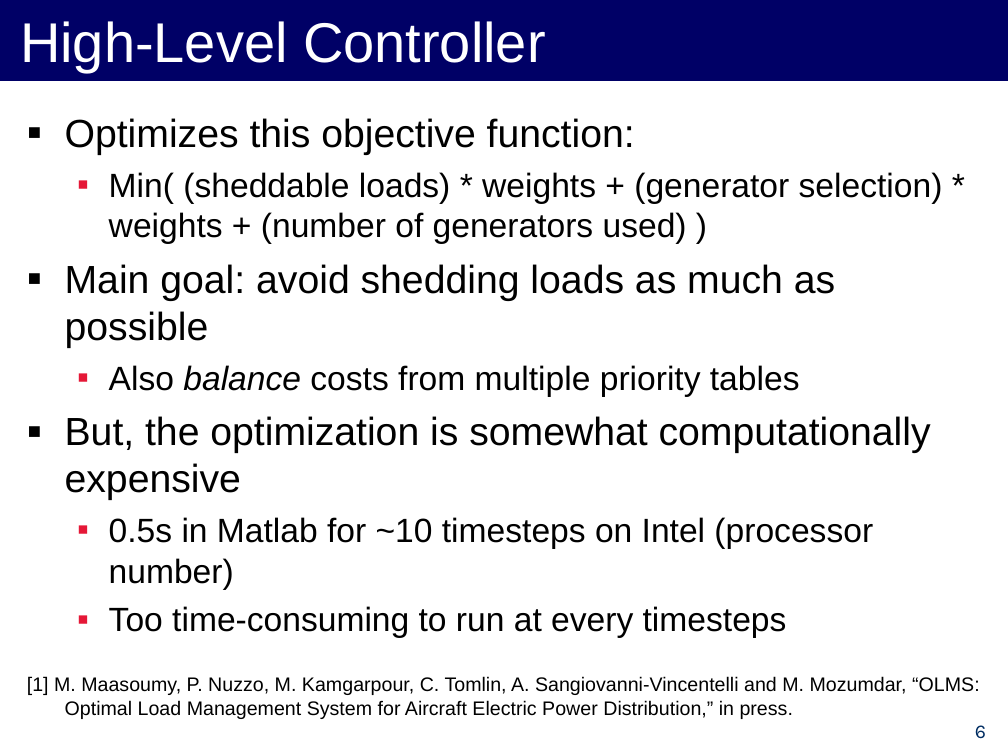
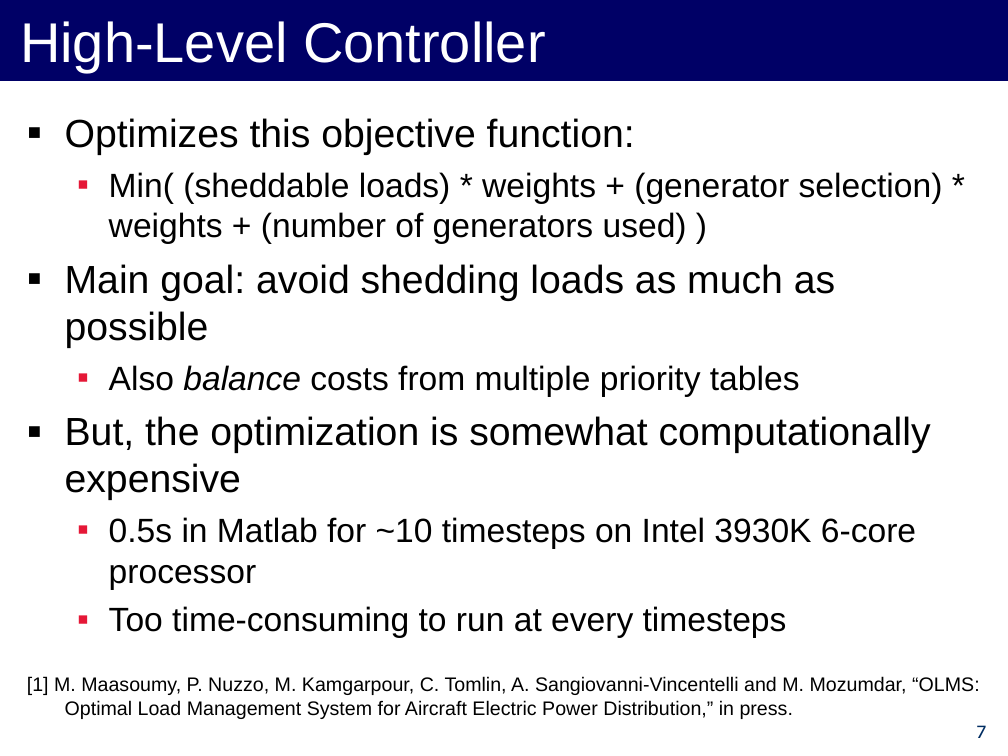
Before and after one commit to forresti/optimal_load_management, a slide deck: slide 7 of project/12-3-12_Presentation.ppt (slide 6 before the commit). Drawn at 1008x756 pixels with LibreOffice and Linux fonts; fonts in the diff are those of the drawing. Boxes give left, top, right and bottom in pixels: in the first picture for what was removed or moved away, otherwise in the second. Text is boxed around its words. In the diff, an @@ line names an element or a change of style, - is before the commit and + after.

```diff
--- a/project/12-3-12_Presentation.ppt
+++ b/project/12-3-12_Presentation.ppt
@@ text at [109, 517, 916, 590]: text changed @@
-  ▪ 0.5s in Matlab for ~10 timesteps on Intel (processor number)
+  ▪ 0.5s in Matlab for ~10 timesteps on Intel 3930K 6-core processor
@@ page number at [977, 725, 986, 738]: text changed @@
-6
+7
```
Also in this commit, not shown: 2 other slides changed, 1 slide added.
